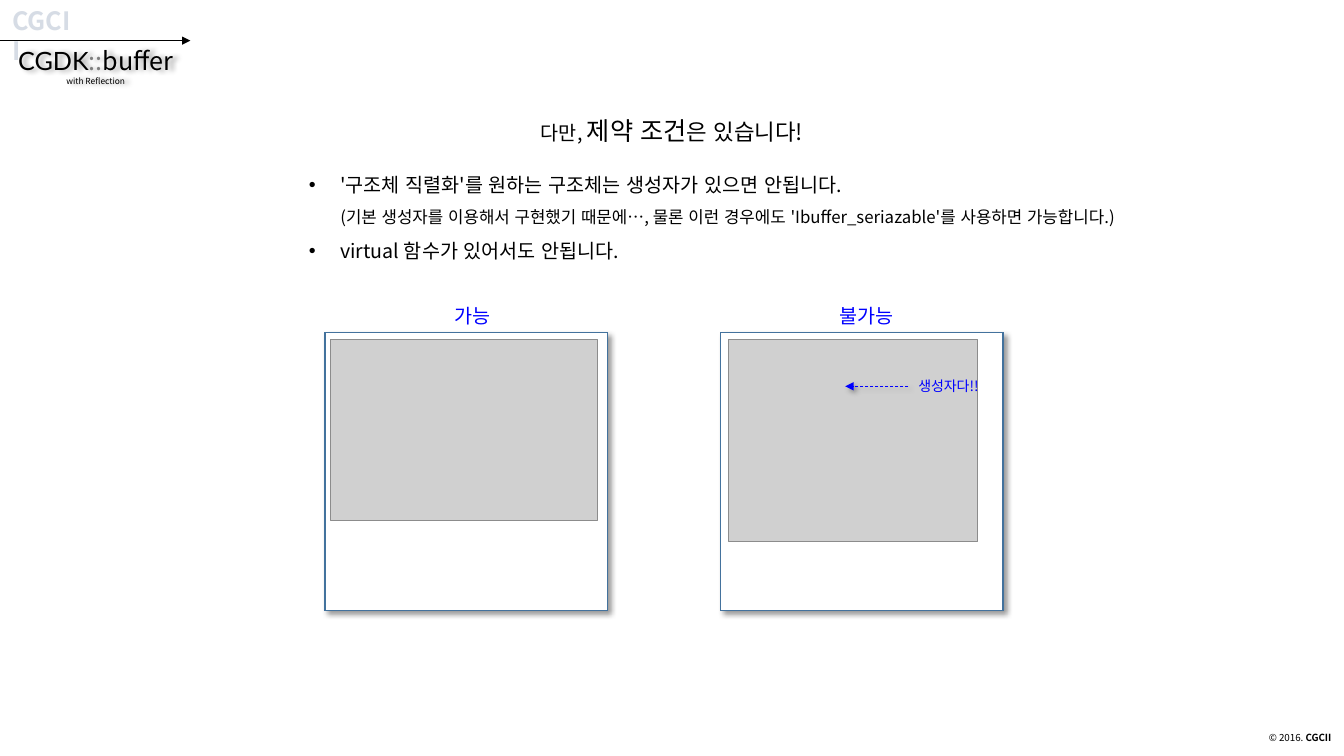
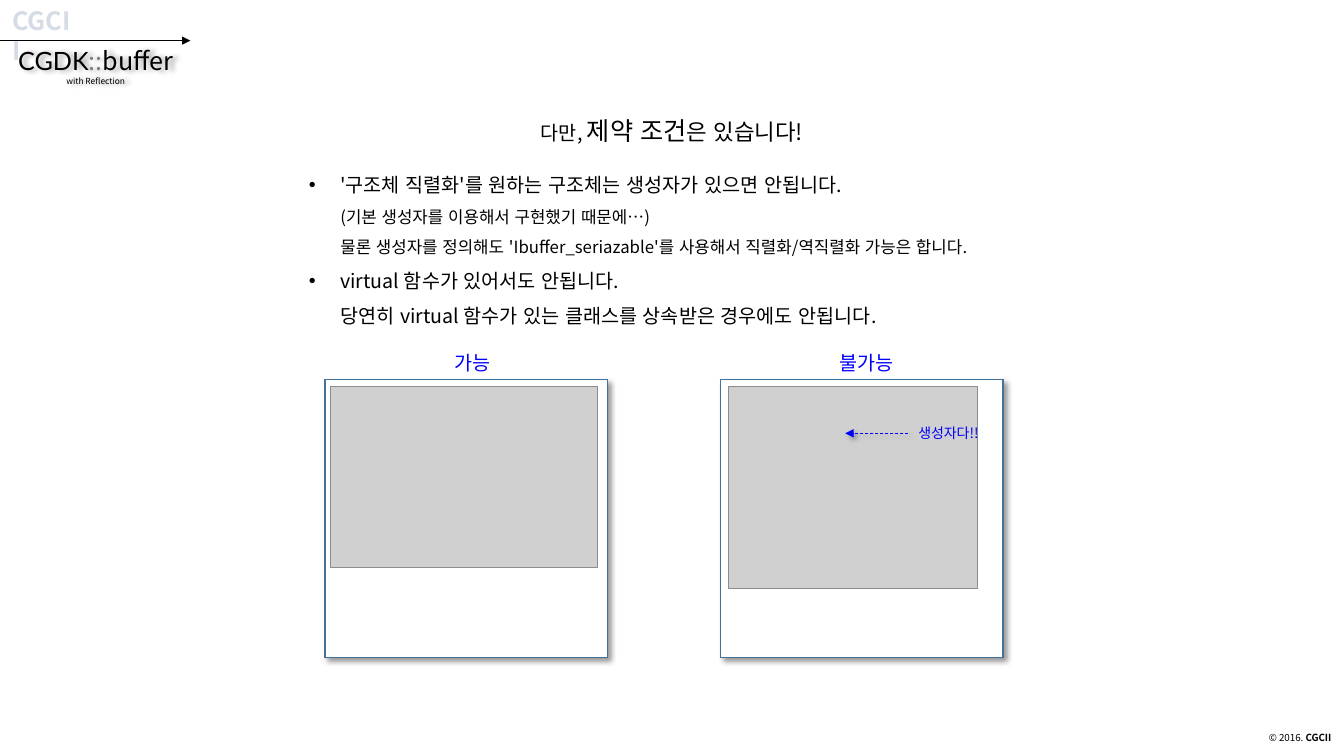
Before and after one commit to CGLabs/CGDK.buffer, a slide deck: slide 44 of C++/document/intruduce_CGDK.buffer.pptx. Drawn at 1344x756 pixels with LibreOffice and Linux fonts; fonts in the diff are those of the drawing; grey boxes stand for pictures. Boxes give left, top, right and bottom in pixels: in the first picture for what was removed or moved away, otherwise in the second. Text is boxed around its words. In the diff, an @@ line names an element or a change of style, - is before the commit and + after.

```diff
--- a/C++/document/intruduce_CGDK.buffer.pptx
+++ b/C++/document/intruduce_CGDK.buffer.pptx
@@ text at (340, 175, 967, 325): text changed; size 12 to 14 pt @@
-• '구조체 직렬화'를 원하는 구조체는 생성자가 있으면 안됩니다.
-  (기본 생성자를 이용해서 구현했기 때문에…, 물론 이런 경우에도 'Ibuffer_seriazable'를 사용하면 가능합니다.)
-• virtual 함수가 있어서도 안됩니다.
+• '구조체 직렬화'를 원하는 구조체는 생성자가 있으면 안됩니다.
+  (기본 생성자를 이용해서 구현했기 때문에…)
+  물론 생성자를 정의해도 'Ibuffer_seriazable'를 사용해서 직렬화/역직렬화 가능은 합니다.
+• virtual 함수가 있어서도 안됩니다.
+  당연히 virtual 함수가 있는 클래스를 상속받은 경우에도 안됩니다.
@@ 2 pictures, 2 rectangles: place and size @@
-2 pictures, 2 rectangles at (325, 333, 1003, 611)
+2 pictures, 2 rectangles at (325, 379, 1003, 658)
@@ text "생성자다!!": place and size @@
-text "생성자다!!" at (918, 377, 978, 395)
+text "생성자다!!" at (918, 424, 978, 442)
@@ 2 texts, 1 arrow: place and size @@
-2 texts, 1 arrow at (455, 306, 908, 386)
+2 texts, 1 arrow at (455, 353, 908, 434)
```
Also in this commit, not shown: 34 other slides changed.
